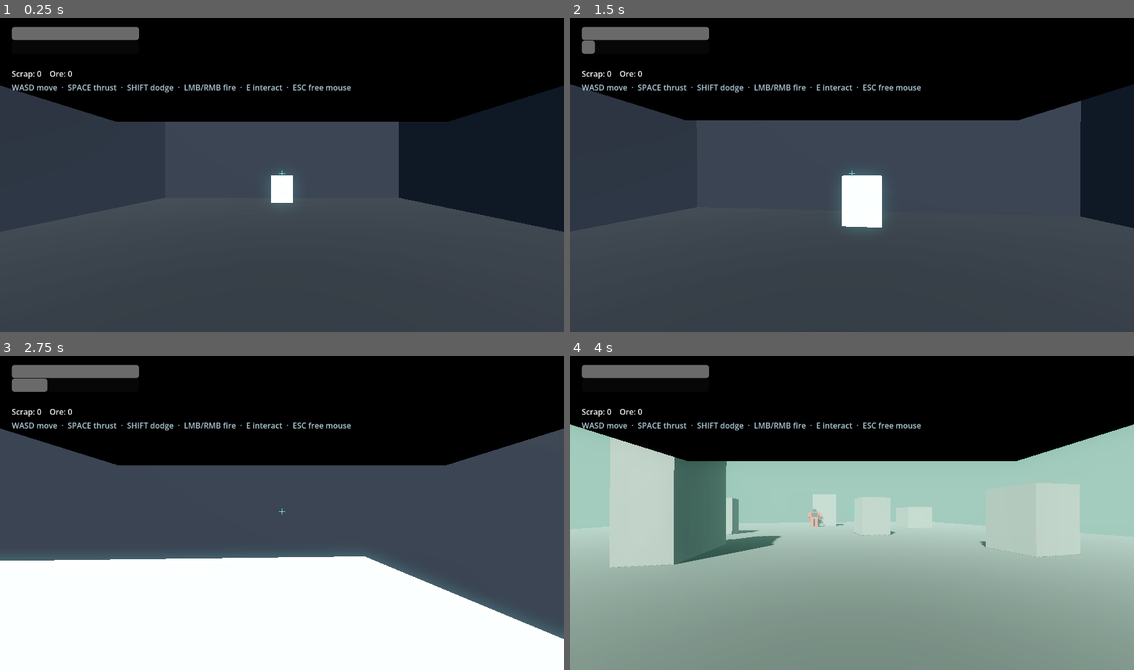
Above: before the commit, frames 1-4 (two rows, left to right).
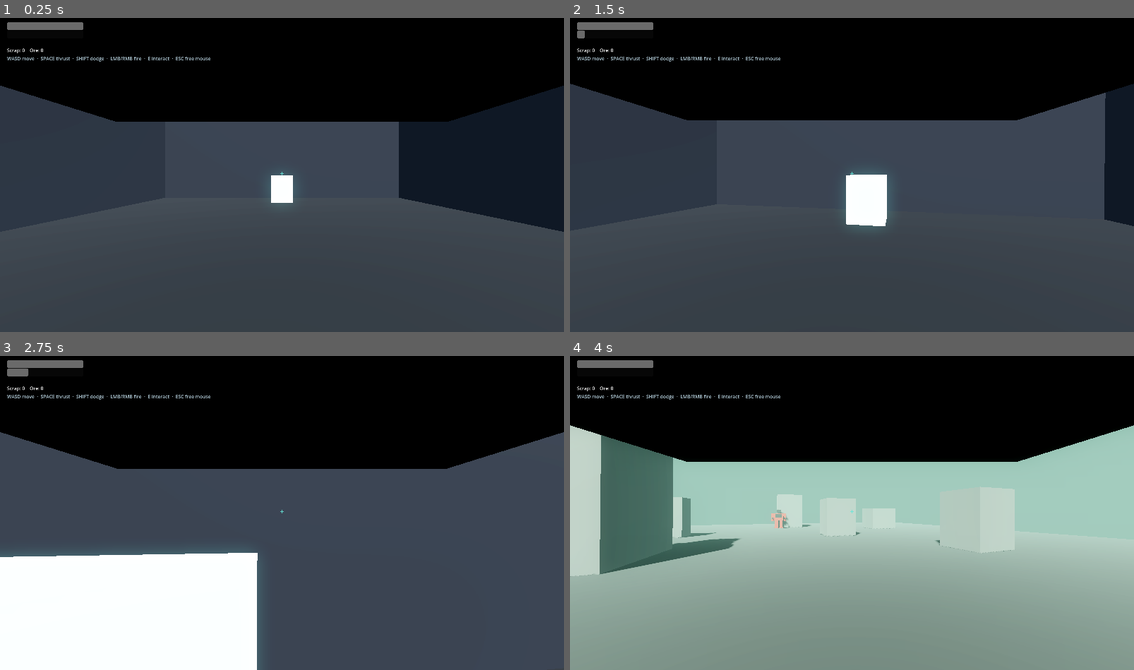
Above: after the commit, the same moments.

Repository: Shinigami92/ironhaul
Game: Godot game, scene res://scenes/main.tscn
Same seed, same stepped clock (60 frames per second), same inputs: the game is played once before the commit and once after it.
Inputs (mouse positions are in pixels of both pictures, inside the frame that each line leads up to):
- Up to frame 1 (0.25 s): no input
- Up to frame 2 (1.5 s): tap Enter at 0.5 s; move the mouse to (880, 171) at 0.52 s; hold W (move_forward) from 0.53 s (still down); tap Shift (dodge) at 0.6 s; click (880, 171) at 0.67 s; move the mouse to (823, 175) at 1.27 s; click (823, 175) at 1.35 s
- Up to frame 3 (2.75 s): keep holding W (move_forward); move the mouse to (293, 506) at 2.02 s; right-click (293, 506) at 2.1 s
- Up to frame 4 (4 s): keep holding W (move_forward); move the mouse to (846, 516) at 2.77 s; tap E (interact) at 2.85 s; click (846, 516) at 2.92 s; move the mouse to (891, 516) at 3.52 s; tap Alt at 3.6 s

The runs differ from the first frame. In frame 1, 2.0% of the frame differs, in the area x 1-63%, y 1-51%; in frame 2, 4.2%; in frame 3, 19%, in the area x 0-100%, y 1-100%; in frame 4, 15%.

Commit message:
chore: add display settings for viewport dimensions

Diff:
--- a/project.godot
+++ b/project.godot
@@ -20,6 +20,12 @@
 GameState="*res://scripts/autoload/game_state.gd"
 SceneManager="*res://scripts/autoload/scene_manager.gd"
 SaveManager="*res://scripts/autoload/save_manager.gd"
+
+[display]
+
+window/size/viewport_width=1920
+window/size/viewport_height=1080
+window/size/mode=2
 
 [editor_plugins]
 
